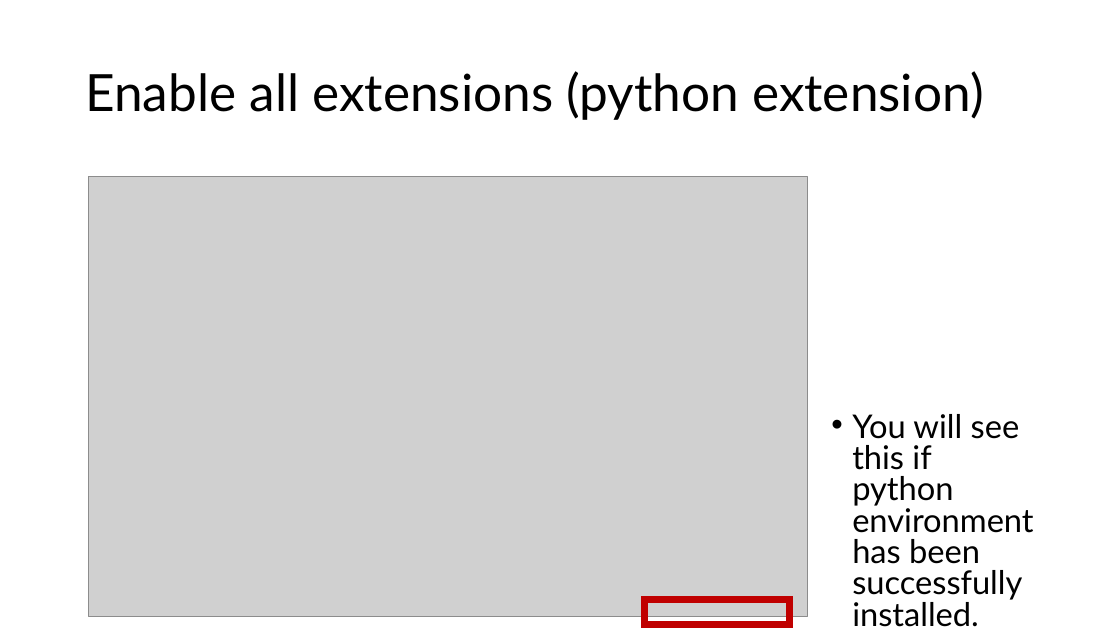
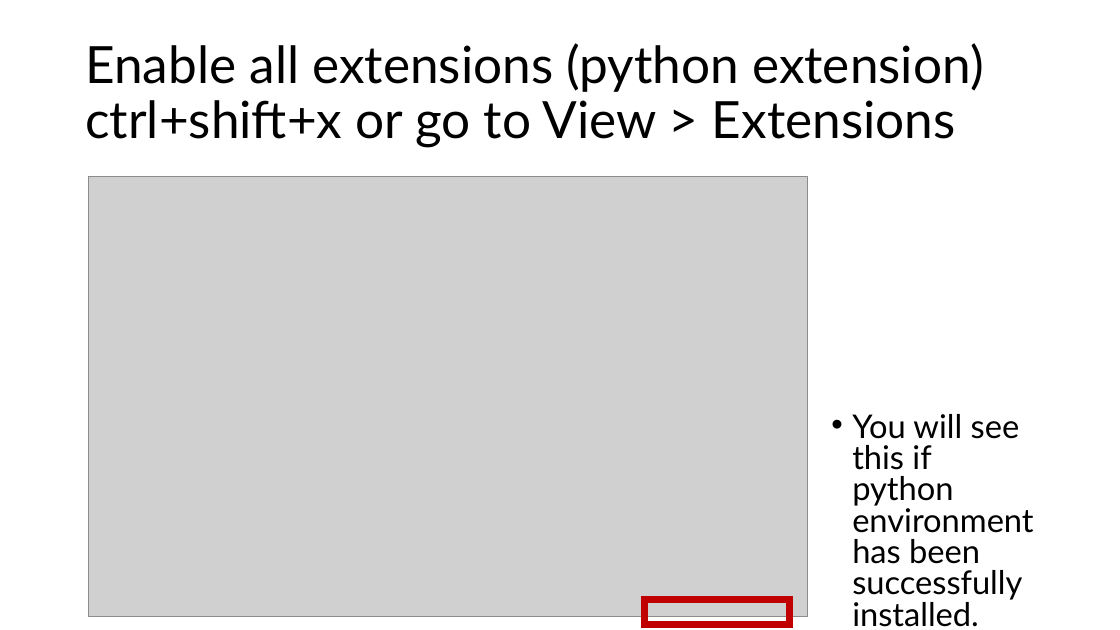
Before and after one commit to szkaifeng/ClimateDataIntro, a slide deck: slide 15 of Climate Data Introduction.pptx. Drawn at 1120x630 pixels with LibreOffice and Linux fonts; fonts in the diff are those of the drawing; grey boxes stand for pictures. Boxes give left, top, right and bottom in pixels: in the first picture for what was removed or moved away, otherwise in the second. Text is boxed around its words. In the diff, an @@ line names an element or a change of style, - is before the commit and + after.

```diff
--- a/Climate Data Introduction.pptx
+++ b/Climate Data Introduction.pptx
@@ title at box(85, 43, 984, 148): text changed @@
-Enable all extensions (python extension)
+Enable all extensions (python extension)
+ctrl+shift+x or go to View > Extensions
```
Also in this commit, not shown: 2 other slides changed.
